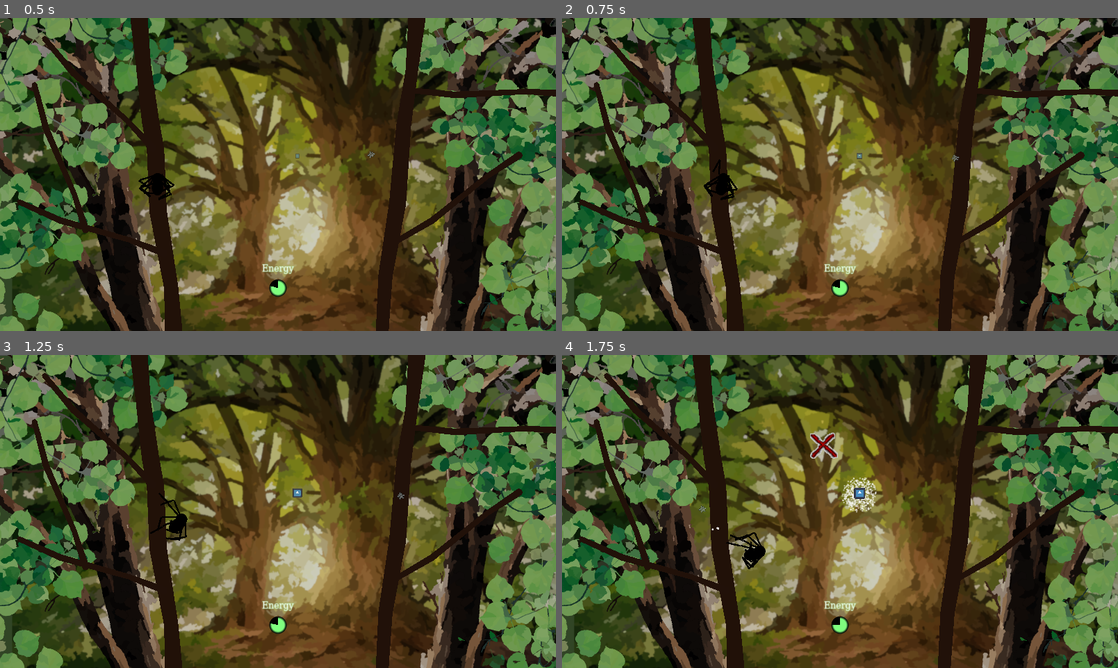
Above: before the commit, frames 1-4 (two rows, left to right).
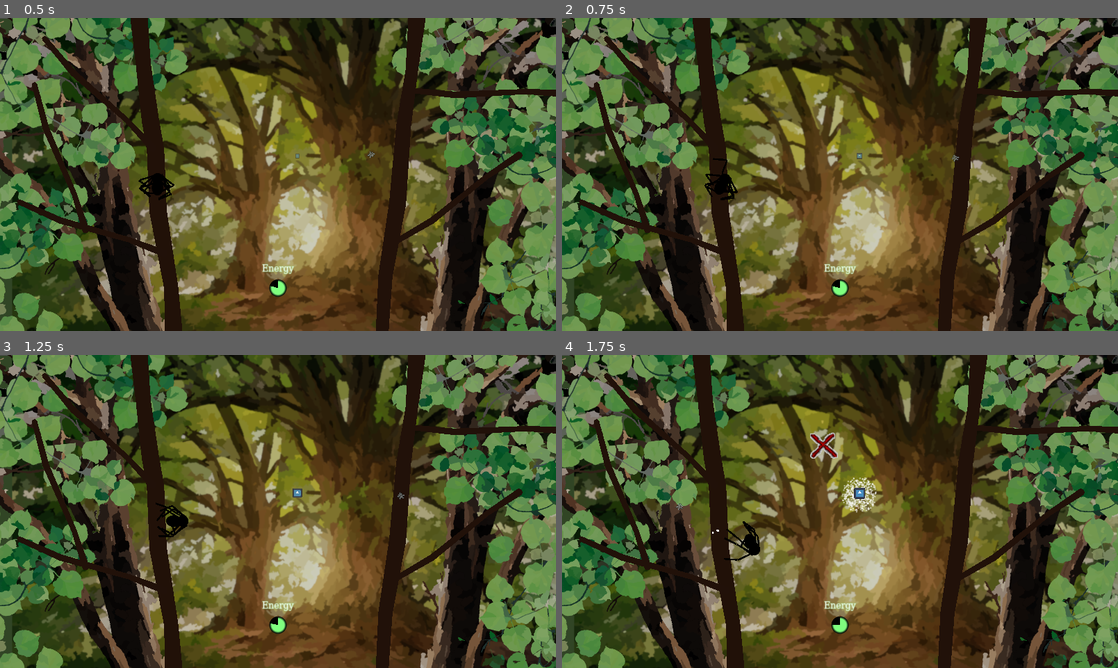
Above: after the commit, the same moments.

Repository: InRe-Dan/ld56
Game: Godot game, scene res://world/world.tscn
The game is run twice, just before and just after one commit, with the same random seed, the same clock (stepped at 60 frames per second) and the same inputs. The engine's default icon, where the game draws it, is replaced by a stand-in: a white triangle on a blue panel in a dark square.
Inputs (mouse positions are in pixels of both pictures, inside the frame that each line leads up to):
- Up to frame 1 (0.5 s): no input
- Up to frame 2 (0.75 s): move the mouse to (962, 158) at 0.52 s; hold D (move_right) from 0.53 s (still down); hold Right mouse button (destroy_web) from 0.53 s (still down)
- Up to frame 3 (1.25 s): keep holding D (move_right); keep holding Right mouse button (destroy_web)
- Up to frame 4 (1.75 s): move the mouse to (728, 527) at 1.27 s; release D (move_right) at 1.28 s; release Right mouse button (destroy_web) at 1.28 s; hold S (move_down) from 1.28 s (still down); click (728, 527) at 1.35 s

Frame 1 is identical in both runs. In frame 2, 0.2% of the frame differs, in the area x 25-32%, y 44-59%; in frame 3, 0.3%; in frame 4, 0.4%, in the area x 20-37%, y 47-69%.

Commit message:
Adjusted web health and visual

Diff:
--- a/insects/fly.gd
+++ b/insects/fly.gd
@@ -48,6 +48,7 @@
 	# Deal damage to web if stuck
 	if is_instance_valid(stuck_to):
 		if randf() < delta:
+			print(self, " ", stuck_to)
 			stuck_to.damage(struggle_damage)
 
 		if not is_instance_valid(stuck_to) or not (is_instance_valid(stuck_to.point_a) and is_instance_valid(stuck_to.point_b)): return
--- a/spider/spider.gd
+++ b/spider/spider.gd
@@ -15,7 +15,7 @@
 const damping: float = 4.0
 
 var movement_speed: float = 512.0 # Actual velocity divides damping factor
-var rotation_speed: float = 1.0
+var rotation_speed: float = 2.5
 var sway_influence : float = 1.0 # Influence of nearby velocities
 
 var cast_length: float = 64.0:
--- a/spider/spider.tscn
+++ b/spider/spider.tscn
@@ -408,7 +408,6 @@
 
 [node name="Bone2D2" type="Bone2D" parent="Legs/Skeleton2D/R4"]
 position = Vector2(17, 1)
-scale = Vector2(1, 1)
 rest = Transform2D(1, 0, 0, 1, 17, 1)
 metadata/_local_pose_override_enabled_ = true
 
--- a/web/web.gd
+++ b/web/web.gd
@@ -26,7 +26,7 @@
 # Spring parameters
 var stiffness: float = 4096.0
 var damping: float = 1024.0
-var lifetime : float = 30
+var lifetime : float = 60
 
 var health : float = 1.0
 
@@ -37,6 +37,7 @@
 @onready var web_factory : WebFactory = get_tree().get_first_node_in_group("web_factory")
 @onready var death_particles : CPUParticles2D = $DeathParticles
 @onready var free_timer : Timer = $FreeTimer
+@onready var width : float = visual.width
 
 var blood_radius = 130;
 
@@ -85,9 +86,12 @@
 	visual.points = endpoints
 	collision.polygon = endpoints
 
+
 func _process(delta: float) -> void:
 	damage(delta * 1 / lifetime)
 	visual.default_color = damage_gradient.sample(health)
+	visual.width = width * health + 2.0
+
 
 ## Queues for deletion and removes itself from weblists
 func destroy() -> void:
--- a/web/web.tscn
+++ b/web/web.tscn
@@ -3,8 +3,8 @@
 [ext_resource type="Script" path="res://web/web.gd" id="1_7k0vh"]
 
 [sub_resource type="Gradient" id="Gradient_arccy"]
-offsets = PackedFloat32Array(0, 0.17378, 0.326219, 1)
-colors = PackedColorArray(0.996733, 0.551842, 3.85046e-07, 1, 0.983392, 0.630478, 0.195578, 1, 0.937256, 0.902427, 0.871951, 1, 1, 1, 1, 1)
+offsets = PackedFloat32Array(0, 0.0989399, 0.303887, 0.515901, 1)
+colors = PackedColorArray(1, 0.2, 0, 1, 1, 0.2, 0, 1, 0.983392, 0.630478, 0.195578, 1, 0.937256, 0.902427, 0.871951, 1, 1, 1, 1, 1)
 
 [sub_resource type="Gradient" id="Gradient_d6hpa"]
 offsets = PackedFloat32Array(0, 0.782443, 1)
@@ -17,7 +17,7 @@
 damage_gradient = SubResource("Gradient_arccy")
 
 [node name="VisualMask" type="Line2D" parent="."]
-width = 3.0
+width = 2.0
 joint_mode = 2
 begin_cap_mode = 2
 end_cap_mode = 2
